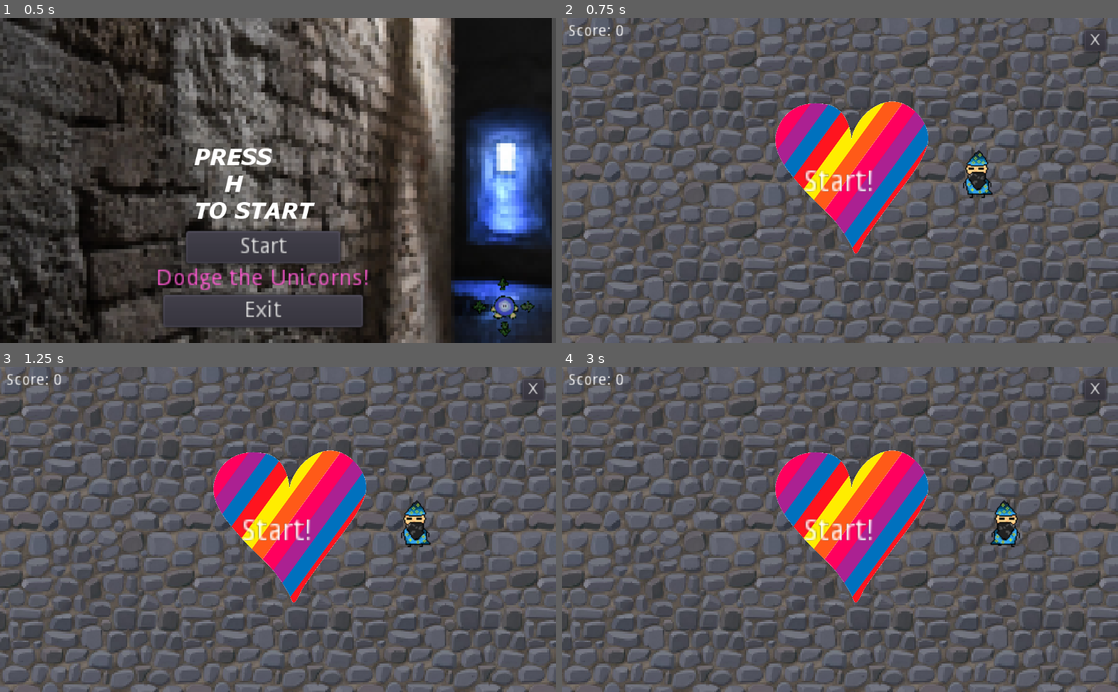
Above: before the commit, frames 1-4 (two rows, left to right).
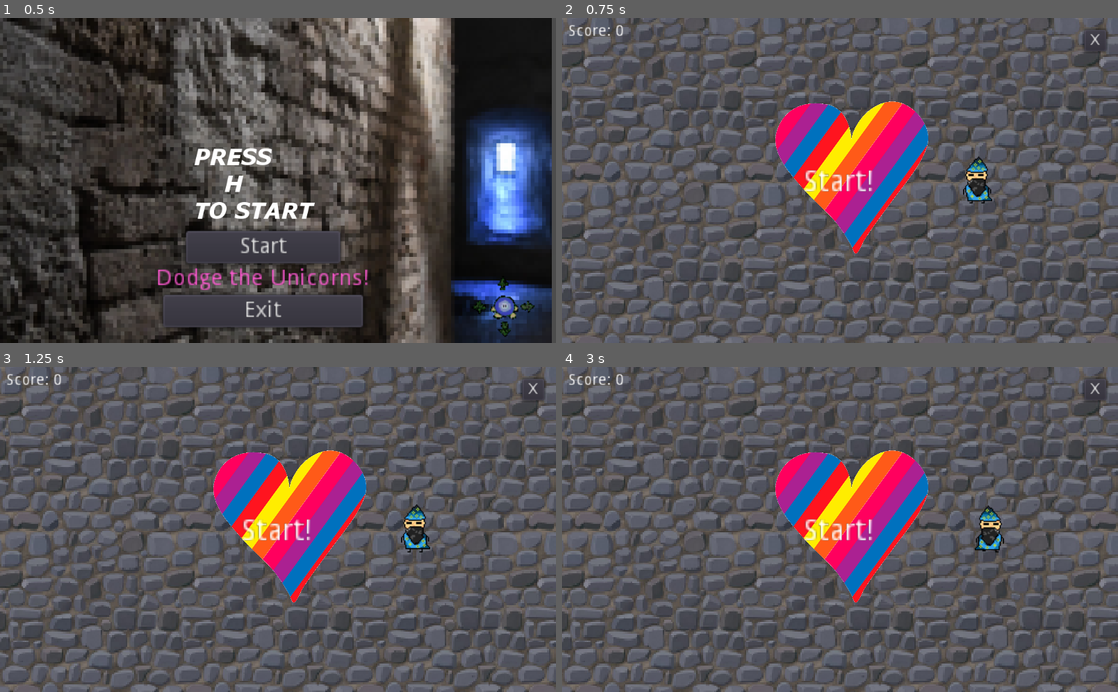
Above: after the commit, the same moments.

Repository: GQDeltex/RUNicorn
Game: Godot game, scene res://Scenes/Start.tscn
Same seed, same stepped clock (60 frames per second), same inputs: the game is played once before the commit and once after it.
Inputs:
- Up to frame 1 (0.5 s): no input
- Up to frame 2 (0.75 s): click "Start" at 0.5 s
- Up to frame 3 (1.25 s): no input
- Up to frame 4 (3 s): click "X" at 1.25 s; click "Start" at 2 s; hold D (game_right) from 2.78 s (still down); hold H (start_h) from 2.78 s (still down)

Frame 1 is identical in both runs. In frame 2, 0.5% of the frame differs, in the area x 72-78%, y 40-58%; in frame 3, 0.5%; in frame 4, 0.8%, in the area x 74-83%, y 41-58%.

Commit message:
Final work on Camp done

Diff:
--- a/Scenes/GameOver.tscn
+++ b/Scenes/GameOver.tscn
@@ -57,7 +57,7 @@
 enabled_focus_mode = 2
 shortcut = null
 group = null
-text = "Quit"
+text = "Main Menu"
 flat = false
 align = 1
 
--- a/Scenes/Main.tscn
+++ b/Scenes/Main.tscn
@@ -25,10 +25,10 @@
 custom_solver_bias = 0.0
 extents = Vector2( 124.939, 115.745 )
 
-[node name="Node2D" type="Node2D"]
+[node name="Node2D" type="Node2D" index="0"]
 
 script = ExtResource( 1 )
-_sections_unfolded = [ "Pause" ]
+_sections_unfolded = [ "Pause", "Transform" ]
 
 [node name="AnimatedSprite" type="AnimatedSprite" parent="." index="0"]
 
@@ -37,35 +37,7 @@
 frames = SubResource( 1 )
 animation = "default"
 
-[node name="UnicornSpawn" type="Timer" parent="." index="1"]
-
-process_mode = 1
-wait_time = 2.0
-one_shot = false
-autostart = true
-
-[node name="BigUnicornSpawn" type="Timer" parent="." index="2"]
-
-process_mode = 1
-wait_time = 2.0
-one_shot = false
-autostart = false
-
-[node name="SpawnCountdown" type="Timer" parent="." index="3"]
-
-process_mode = 1
-wait_time = 3.0
-one_shot = false
-autostart = false
-
-[node name="Level3Spawn" type="Timer" parent="." index="4"]
-
-process_mode = 1
-wait_time = 1.0
-one_shot = false
-autostart = false
-
-[node name="Area2D" type="Area2D" parent="." index="5"]
+[node name="Area2D" type="Area2D" parent="." index="1"]
 
 position = Vector2( -4, -4 )
 scale = Vector2( 1.125, 1.125 )
@@ -83,7 +55,7 @@
 shape = SubResource( 2 )
 _sections_unfolded = [ "Transform" ]
 
-[node name="Area2D2" type="Area2D" parent="." index="6"]
+[node name="Area2D2" type="Area2D" parent="." index="2"]
 
 input_pickable = true
 gravity_vec = Vector2( 0, 1 )
@@ -105,6 +77,35 @@
 position = Vector2( 526, 294.141 )
 scale = Vector2( 0.480469, 0.480469 )
 texture = ExtResource( 3 )
+_sections_unfolded = [ "Offset" ]
+
+[node name="UnicornSpawn" type="Timer" parent="." index="3"]
+
+process_mode = 1
+wait_time = 2.0
+one_shot = false
+autostart = true
+
+[node name="BigUnicornSpawn" type="Timer" parent="." index="4"]
+
+process_mode = 1
+wait_time = 2.0
+one_shot = false
+autostart = false
+
+[node name="SpawnCountdown" type="Timer" parent="." index="5"]
+
+process_mode = 1
+wait_time = 3.0
+one_shot = false
+autostart = false
+
+[node name="Level2Cooldown" type="Timer" parent="." index="6"]
+
+process_mode = 1
+wait_time = 2.0
+one_shot = true
+autostart = false
 
 [node name="Player" parent="." index="7" instance=ExtResource( 4 )]
 
@@ -117,3 +118,5 @@
 [connection signal="timeout" from="BigUnicornSpawn" to="." method="_on_Timer2_timeout"]
 
 [connection signal="timeout" from="SpawnCountdown" to="." method="_on_Timer3_timeout"]
+
+[connection signal="timeout" from="Level2Cooldown" to="." method="_on_Level2Cooldown_timeout"]
--- a/Scenes/Player.tscn
+++ b/Scenes/Player.tscn
@@ -23,9 +23,9 @@
 [sub_resource type="RectangleShape2D" id=2]
 
 custom_solver_bias = 0.0
-extents = Vector2( 29.0315, 31.1363 )
+extents = Vector2( 27.691, 44.0314 )
 
-[node name="Player" type="Area2D" index="0"]
+[node name="Player" type="Area2D"]
 
 input_pickable = true
 gravity_vec = Vector2( 0, 1 )
@@ -36,21 +36,18 @@
 audio_bus_name = "Master"
 script = ExtResource( 1 )
 _sections_unfolded = [ "Transform" ]
-SPEED = 100
+SPEED = 110
 
 [node name="AnimatedSprite" type="AnimatedSprite" parent="." index="0"]
 
-position = Vector2( 14.9535, -1.57167 )
 scale = Vector2( 2, 2 )
 frames = SubResource( 1 )
 animation = "idle"
-frame = 1
 playing = true
 _sections_unfolded = [ "Transform" ]
 
 [node name="CollisionShape2D" type="CollisionShape2D" parent="." index="1"]
 
-position = Vector2( -0.0195084, -6.67321 )
 shape = SubResource( 2 )
 _sections_unfolded = [ "Transform" ]
 
--- /dev/null
+++ b/Scenes/SafeRect.tscn
@@ -0,0 +1,9 @@
+[gd_scene load_steps=2 format=2]
+
+[ext_resource path="res://Assets/Safe.png" type="Texture" id=1]
+
+[node name="SafeRect" type="Sprite"]
+
+scale = Vector2( 6, 6 )
+texture = ExtResource( 1 )
+_sections_unfolded = [ "Offset", "Transform" ]
--- a/Scripts/GameOver.gd
+++ b/Scripts/GameOver.gd
@@ -19,4 +19,4 @@
 
 
 func _on_Button2_pressed():
-	get_tree().quit()
+	get_tree().change_scene("res://Scenes/Start.tscn")
--- a/Scripts/Main.gd
+++ b/Scripts/Main.gd
@@ -1,9 +1,14 @@
 extends Node2D
 
-onready var UnicornPack = preload("res://Scenes/Unicorn.tscn")
-onready var BigUnicornPack = preload("res://Scenes/BigUnicorn.tscn")
+var UnicornPack = preload("res://Scenes/Unicorn.tscn")
+var BigUnicornPack = preload("res://Scenes/BigUnicorn.tscn")
+var SafeRect = preload("res://Scenes/SafeRect.tscn")
 
-var MAX_UNICORNS = 13
+var MAX_UNICORNS = 5
+var SCORE_2 = 12
+var LVL3_MAX = 20
+
+var level = 1
 
 var pos = Vector2()
 var unicorns = []
@@ -13,6 +18,7 @@
 var score = 0
 var game_over = false
 var Speedup = 150
+var safe_rect = Rect2(0,0,0,0)
 
 func _ready():
 	unicorns = []
@@ -27,16 +33,31 @@
 	if not game_over:
 		if Input.is_action_pressed("fullscreen"):
 			OS.set_window_fullscreen(true)
-		if len(unicorns) >= MAX_UNICORNS and unicorns != []:
+		if len(unicorns) >= MAX_UNICORNS and unicorns != [] and score < SCORE_2:
 			for oui in unicorns:
 				oui.follow = false
 			$UnicornSpawn.stop()
-		if unicorns == [] and score != 0 and $BigUnicornSpawn.is_stopped():
+		if unicorns == [] and 0 < score and score < SCORE_2 and $BigUnicornSpawn.is_stopped():
 			change_level()
+		if score == SCORE_2 or score == (SCORE_2+1):
+			if ($Level2Cooldown.is_stopped()) and ($SpawnCountdown.is_stopped() == false):
+				$HUD.display("Level 3", 3)
+				$Level2Cooldown.start()
+				$BigUnicornSpawn.stop()
+				$SpawnCountdown.stop()
+		if level == 3 and unicorns == [] and $Level2Cooldown.is_stopped():
+			$Player.SPEED = $Player.SPEED - 10
+			level = 1
+			SCORE_2 += score
+			print(SCORE_2)
+			get_node("SafeRect").queue_free()
+			_on_Timer_timeout()
+			$UnicornSpawn.start()
 		$HUD.value = score
 		$HUD.double = $Player.heart_double
 		for oui in unicorns:
 			oui.player_rect = $Player.rect
+			oui.safe_rect = safe_rect
 		for boui in BigUnicorns:
 			boui.SPEED = Speedup
 			boui.player_rect = $Player.rect
@@ -46,7 +67,9 @@
 	var unicorn = UnicornPack.instance()
 	var pos = Vector2()
 	var rect = Rect2()
+	var count = 0
 	while true:
+		count += 1
 		var place = true
 		#print("Searching place")
 		pos = Vector2(rand_range(0, screensize.x), rand_range(0,screensize.y))
@@ -64,10 +87,14 @@
 		if place:
 			#print("Found a place")
 			break
+		if place == false and count > 10:
+			unicorn.queue_free()
+			return
 	unicorn.position = pos
 	unicorn.rect = rect
 	$".".add_child(unicorn)
 	unicorn.connect("hit", self, "_on_Unicorn_hit")
+	unicorn.connect("die", self, "_on_Unicorn_die")
 	if $Player.heart_double:
 		score += 2
 	else:
@@ -111,12 +138,13 @@
 	unicorn.position = pos
 	unicorn.rect = rect
 	unicorn.connect("hit", self, "_on_Unicorn_hit")
-	unicorn.connect("die", self, "_on_Unicorn_die")
+	unicorn.connect("die", self, "_on_BigUnicorn_die")
 	BigUnicorns.append(unicorn)
 
 func change_level():
-	print("Change!")
+	print("Level 2")
 	$HUD.display("Level2", 3)
+	level = 2
 	$BigUnicornSpawn.start()
 	$SpawnCountdown.start()
 
@@ -130,8 +158,24 @@
 
 func _on_Unicorn_die(instance):
 	instance.queue_free()
+	unicorns.remove(unicorns.find(instance))
+
+func _on_BigUnicorn_die(instance):
+	instance.queue_free()
 	BigUnicorns.remove(BigUnicorns.find(instance))
 	if $Player.heart_double:
 		score += 2
 	else:
 		score += 1
+
+
+func _on_Level2Cooldown_timeout():
+	print("Level 3")
+	level = 3
+	var safe = SafeRect.instance()
+	safe.position = Vector2(rand_range(0, screensize.x), rand_range(0,screensize.y))
+	safe_rect = Rect2(safe.position, Vector2(32*6, 32*6))
+	$".".add_child(safe)
+	$".".move_child(safe, 4)
+	for i in range(0, LVL3_MAX):
+		_on_Timer_timeout()
--- a/Scripts/Unicorn.gd
+++ b/Scripts/Unicorn.gd
@@ -1,8 +1,10 @@
 extends RigidBody2D
 
 signal hit
+signal die
 
 var rect = Rect2()
+var safe_rect = Rect2(0,0,0,0)
 var player_rect = Rect2()
 var velocity = Vector2()
 var SPEED = 40
@@ -43,7 +45,8 @@
 		position.x = clamp(position.x, 0, screensize.x)
 		position.y = clamp(position.y, 0, screensize.y)
 	rect = Rect2(position.x, position.y, $CollisionShape2D.get_shape().get_extents().x*2, $CollisionShape2D.get_shape().get_extents().y*2)
+	if rect.intersects($".".get_parent().get_node(".").safe_rect):
+		emit_signal("die", self)
 	if position.x < -40 or position.x > screensize.x+40 or \
 	   position.y < -40 or position.y > screensize.y+40:
-		self.get_parent().get_node(".").unicorns.remove(self.get_parent().get_node(".").unicorns.find(self))
-		self.queue_free()
+		emit_signal("die", self)
--- a/Tileset.tres
+++ /dev/null
@@ -1,132 +0,0 @@
-[gd_resource type="TileSet" load_steps=2 format=2]
-
-[ext_resource path="res://Assets/Tilemap.png" type="Texture" id=1]
-
-[resource]
-
-0/name = "Corner-Left"
-0/texture = ExtResource( 1 )
-0/tex_offset = Vector2( 0, 0 )
-0/modulate = Color( 1, 1, 1, 1 )
-0/region = Rect2( 0, 0, 16, 16 )
-0/is_autotile = false
-0/occluder_offset = Vector2( 8, 8 )
-0/navigation_offset = Vector2( 8, 8 )
-0/shapes = [  ]
-1/name = "Stop"
-1/texture = ExtResource( 1 )
-1/tex_offset = Vector2( 0, 0 )
-1/modulate = Color( 1, 1, 1, 1 )
-1/region = Rect2( 0, 16, 16, 16 )
-1/is_autotile = false
-1/occluder_offset = Vector2( 8, 8 )
-1/navigation_offset = Vector2( 8, 8 )
-1/shapes = [  ]
-2/name = "Corner-Right"
-2/texture = ExtResource( 1 )
-2/tex_offset = Vector2( 0, 0 )
-2/modulate = Color( 1, 1, 1, 1 )
-2/region = Rect2( 32, 0, 16, 16 )
-2/is_autotile = false
-2/occluder_offset = Vector2( 8, 8 )
-2/navigation_offset = Vector2( 8, 8 )
-2/shapes = [  ]
-3/name = "Way-Right"
-3/texture = ExtResource( 1 )
-3/tex_offset = Vector2( 0, 0 )
-3/modulate = Color( 1, 1, 1, 1 )
-3/region = Rect2( 16, 0, 16, 16 )
-3/is_autotile = false
-3/occluder_offset = Vector2( 8, 8 )
-3/navigation_offset = Vector2( 8, 8 )
-3/shapes = [  ]
-4/name = "Corner-Left-Down"
-4/texture = ExtResource( 1 )
-4/tex_offset = Vector2( 0, 0 )
-4/modulate = Color( 1, 1, 1, 1 )
-4/region = Rect2( 0, 0, 16, 16 )
-4/is_autotile = false
-4/occluder_offset = Vector2( 8, 8 )
-4/navigation_offset = Vector2( 8, 8 )
-4/shapes = [  ]
-5/name = "Corner-Right-Down"
-5/texture = ExtResource( 1 )
-5/tex_offset = Vector2( 0, 0 )
-5/modulate = Color( 1, 1, 1, 1 )
-5/region = Rect2( 0, 0, 16, 16 )
-5/is_autotile = false
-5/occluder_offset = Vector2( 8, 8 )
-5/navigation_offset = Vector2( 8, 8 )
-5/shapes = [  ]
-6/name = "Corner-Right-Up"
-6/texture = ExtResource( 1 )
-6/tex_offset = Vector2( 0, 0 )
-6/modulate = Color( 1, 1, 1, 1 )
-6/region = Rect2( 0, 0, 16, 16 )
-6/is_autotile = false
-6/occluder_offset = Vector2( 8, 8 )
-6/navigation_offset = Vector2( 8, 8 )
-6/shapes = [  ]
-7/name = "Corner-Left-Up"
-7/texture = ExtResource( 1 )
-7/tex_offset = Vector2( 0, 0 )
-7/modulate = Color( 1, 1, 1, 1 )
-7/region = Rect2( 0, 0, 16, 16 )
-7/is_autotile = false
-7/occluder_offset = Vector2( 8, 8 )
-7/navigation_offset = Vector2( 8, 8 )
-7/shapes = [  ]
-8/name = "Stop-Up"
-8/texture = ExtResource( 1 )
-8/tex_offset = Vector2( 0, 0 )
-8/modulate = Color( 1, 1, 1, 1 )
-8/region = Rect2( 0, 16, 16, 16 )
-8/is_autotile = false
-8/occluder_offset = Vector2( 8, 8 )
-8/navigation_offset = Vector2( 8, 8 )
-8/shapes = [  ]
-9/name = "Stop-Down"
-9/texture = ExtResource( 1 )
-9/tex_offset = Vector2( 0, 0 )
-9/modulate = Color( 1, 1, 1, 1 )
-9/region = Rect2( 0, 16, 16, 16 )
-9/is_autotile = false
-9/occluder_offset = Vector2( 8, 8 )
-9/navigation_offset = Vector2( 8, 8 )
-9/shapes = [  ]
-10/name = "Stop-Right"
-10/texture = ExtResource( 1 )
-10/tex_offset = Vector2( 0, 0 )
-10/modulate = Color( 1, 1, 1, 1 )
-10/region = Rect2( 0, 16, 16, 16 )
-10/is_autotile = false
-10/occluder_offset = Vector2( 8, 8 )
-10/navigation_offset = Vector2( 8, 8 )
-10/shapes = [  ]
-11/name = "Stop-Left"
-11/texture = ExtResource( 1 )
-11/tex_offset = Vector2( 0, 0 )
-11/modulate = Color( 1, 1, 1, 1 )
-11/region = Rect2( 0, 16, 16, 16 )
-11/is_autotile = false
-11/occluder_offset = Vector2( 8, 8 )
-11/navigation_offset = Vector2( 8, 8 )
-11/shapes = [  ]
-12/name = "Way-Up"
-12/texture = ExtResource( 1 )
-12/tex_offset = Vector2( 0, 0 )
-12/modulate = Color( 1, 1, 1, 1 )
-12/region = Rect2( 16, 0, 16, 16 )
-12/is_autotile = false
-12/occluder_offset = Vector2( 8, 8 )
-12/navigation_offset = Vector2( 8, 8 )
-12/shapes = [  ]
-13/name = "Empty"
-13/texture = ExtResource( 1 )
-13/tex_offset = Vector2( 0, 0 )
-13/modulate = Color( 1, 1, 1, 1 )
-13/region = Rect2( 16, 32, 16, 16 )
-13/is_autotile = false
-13/occluder_offset = Vector2( 8, 8 )
-13/navigation_offset = Vector2( 8, 8 )
-13/shapes = [  ]
--- a/project.godot
+++ b/project.godot
@@ -16,8 +16,6 @@
 
 [display]
 
-window/size/borderless=true
-window/size/fullscreen=true
 window/stretch/mode="2d"
 window/stretch/aspect="keep"
 
@@ -55,8 +53,13 @@
 file_logging/log_path="res://log.txt"
 file_logging/max_log_files=2
 
+[physics]
+
+2d/thread_model=2
+
 [rendering]
 
 quality/intended_usage/framebuffer_allocation=0
 quality/2d/use_pixel_snap=true
+threads/thread_model=2
 environment/default_environment="res://default_env.tres"
Binary file changed: Assets/Playermodel.png
Not shown, changed: Assets/Playermodel.png.import
Binary file changed: Assets/Playermodel01.png
Not shown, changed: Assets/Playermodel01.png.import
Binary file added: Assets/Safe.png
Not shown, changed: Assets/Safe.png.import
Binary file changed: Assets/leftleg up.png
Not shown, changed: Assets/leftleg up.png.import
Binary file changed: Assets/rightleg up.png
Not shown, changed: log-2018-02-11-13-00-43.txt
Binary file changed: log.txt
